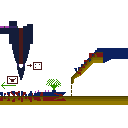
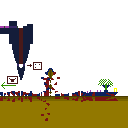
The second 128px x 128px image is a revision of the first. Changes to its layers:
painted on "Sometimes I have to make sure I'm still standing on solid ground" over <box>0,48,128,128</box>
